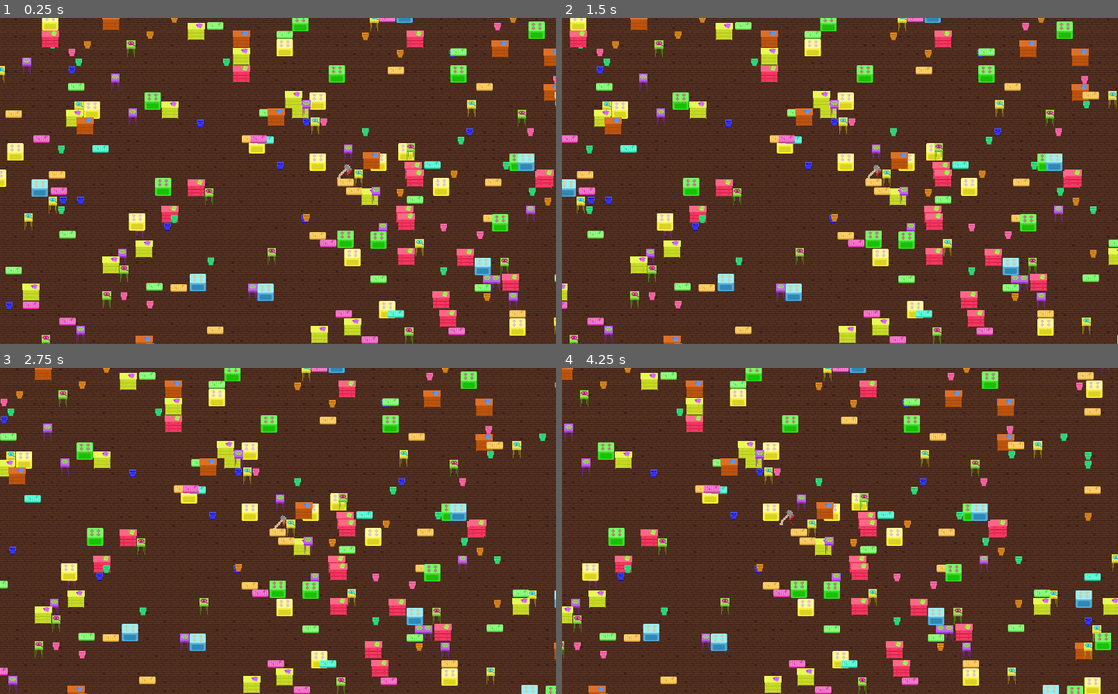
Above: before the commit, frames 1-4 (two rows, left to right).
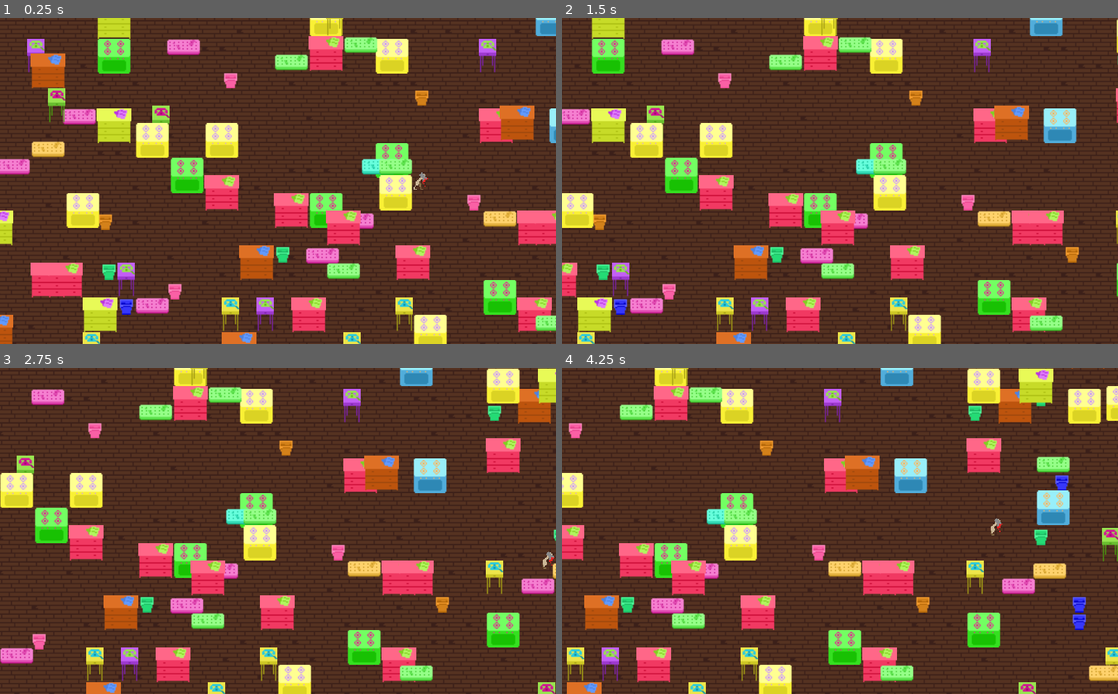
Above: after the commit, the same moments.

Repository: simonmnash/CrimeAndPunishmentTheBookTheGame
Game: Godot game, scene res://GameWorld.tscn
Two runs of this game, one before a commit and one after it. Both use one fixed random seed, a clock stepped at 60 frames per second and the inputs below.
Inputs:
- Up to frame 1 (0.25 s): no input
- Up to frame 2 (1.5 s): hold D (right) 0.53-1.28 s; tap Space (dash) at 0.6, 1.35 s; hold S (down) from 1.28 s (still down)
- Up to frame 3 (2.75 s): release S (down) at 2.03 s; hold D (right) from 2.03 s (still down); tap Space (dash) at 2.1 s
- Up to frame 4 (4.25 s): release D (right) at 2.78 s; hold W (up) 2.78-3.53 s; tap Space (dash) at 2.85, 3.6 s; hold A (left) from 3.53 s (still down)

The runs differ from the first frame. In frame 1, 41% of the frame differs, in the area x 0-100%, y 0-100%; in frame 2, 39%; in frame 3, 39%; in frame 4, 40%.

Commit message:
animations for new axe states, tweaked furniture randomizer

Diff:
--- a/AlexanderCrimovich.tscn
+++ b/AlexanderCrimovich.tscn
@@ -1,16 +1,33 @@
-[gd_scene load_steps=8 format=2]
+[gd_scene load_steps=24 format=2]
 
 [ext_resource path="res://AlexanderCrimovich.gd" type="Script" id=1]
 [ext_resource path="res://sprites/blood.png" type="Texture" id=2]
 [ext_resource path="res://sprites/axe_1.png" type="Texture" id=3]
 [ext_resource path="res://sprites/axe_2.png" type="Texture" id=4]
+[ext_resource path="res://sprites/axelegs/axelegs1.png" type="Texture" id=5]
+[ext_resource path="res://sprites/axelegs/axelegs2.png" type="Texture" id=6]
+[ext_resource path="res://sprites/axelegs/axelegs3.png" type="Texture" id=7]
+[ext_resource path="res://sprites/axelegs/axelegs4.png" type="Texture" id=8]
+[ext_resource path="res://sprites/axelegs/axelegs5.png" type="Texture" id=9]
+[ext_resource path="res://sprites/axelegs/axelegs6.png" type="Texture" id=10]
+[ext_resource path="res://sprites/axelegs/axelegs7.png" type="Texture" id=11]
+[ext_resource path="res://sprites/axelegs/axelegs8.png" type="Texture" id=12]
+[ext_resource path="res://sprites/alex/alex1.png" type="Texture" id=13]
+[ext_resource path="res://sprites/alex/alex2.png" type="Texture" id=14]
+[ext_resource path="res://sprites/alex/alex3.png" type="Texture" id=15]
+[ext_resource path="res://sprites/alex/alex4.png" type="Texture" id=16]
+[ext_resource path="res://sprites/alex/alex5.png" type="Texture" id=17]
+[ext_resource path="res://sprites/alex/alex6.png" type="Texture" id=18]
+[ext_resource path="res://sprites/alex/alex7.png" type="Texture" id=19]
+[ext_resource path="res://sprites/alex/alex8.png" type="Texture" id=20]
 
-[sub_resource type="ParticlesMaterial" id=3]
+[sub_resource type="ParticlesMaterial" id=1]
 flag_disable_z = true
 spread = 180.0
 gravity = Vector3( 0, 0, 0 )
 initial_velocity = 1000.0
 initial_velocity_random = 1.0
+angular_velocity = 1.56945e-43
 angular_velocity_random = 0.1
 orbit_velocity = 0.0
 orbit_velocity_random = 0.0
@@ -18,18 +35,29 @@
 angle_random = 1.0
 scale = 0.5
 
-[sub_resource type="SpriteFrames" id=1]
+[sub_resource type="SpriteFrames" id=2]
 animations = [ {
 "frames": [ ExtResource( 3 ), ExtResource( 4 ) ],
 "loop": true,
 "name": "axe_walk",
 "speed": 8.0
+}, {
+"frames": [ ExtResource( 5 ), ExtResource( 6 ), ExtResource( 7 ), ExtResource( 8 ), ExtResource( 9 ), ExtResource( 10 ), ExtResource( 11 ), ExtResource( 12 ) ],
+"loop": true,
+"name": "axelegs_walk",
+"speed": 5.0
+}, {
+"frames": [ ExtResource( 13 ), ExtResource( 14 ), ExtResource( 15 ), ExtResource( 16 ), ExtResource( 17 ), ExtResource( 18 ), ExtResource( 19 ), ExtResource( 20 ) ],
+"loop": true,
+"name": "alex_walk",
+"speed": 5.0
 } ]
 
-[sub_resource type="RectangleShape2D" id=2]
+[sub_resource type="RectangleShape2D" id=3]
 extents = Vector2( 16, 16 )
 
 [node name="AlexanderCrimovich" type="KinematicBody2D"]
+collision/safe_margin = 0.001
 script = ExtResource( 1 )
 
 [node name="BloodSpray" type="Particles2D" parent="."]
@@ -39,14 +67,13 @@
 lifetime = 0.25
 speed_scale = 0.5
 explosiveness = 1.0
-process_material = SubResource( 3 )
+process_material = SubResource( 1 )
 texture = ExtResource( 2 )
 
 [node name="AnimatedSprite" type="AnimatedSprite" parent="."]
-scale = Vector2( 2, 2 )
-frames = SubResource( 1 )
-animation = "axe_walk"
+frames = SubResource( 2 )
+animation = "axelegs_walk"
 
 [node name="CollisionShape2D" type="CollisionShape2D" parent="."]
-scale = Vector2( 0.720001, 0.709155 )
-shape = SubResource( 2 )
+scale = Vector2( 0.4, 0.4 )
+shape = SubResource( 3 )
--- a/GameWorld.tscn
+++ b/GameWorld.tscn
@@ -17,9 +17,12 @@
 speed = 0.7
 
 [node name="Furniture" parent="." instance=ExtResource( 4 )]
+cell_size = Vector2( 32, 32 )
+cell_quadrant_size = 32
 
 [node name="Camera2D" parent="." instance=ExtResource( 5 )]
 position = Vector2( -5.57904, 131.107 )
+zoom = Vector2( 0.5, 0.5 )
 
 [node name="EyeSprite" parent="." instance=ExtResource( 4 )]
 position = Vector2( 211.298, 125.984 )
--- a/TileMaps/Furniture.gd
+++ b/TileMaps/Furniture.gd
@@ -8,5 +8,5 @@
 		for i in range(-500,1000):
 			for j in range(-20,30):
 				# Most tiles shouldn't be furniture.
-				if round(rand_range(0.0, 0.52)) > 0:
+				if round(rand_range(0.0, 0.55)) > 0:
 					set_cell(i, j, randi()%17)
--- a/Tilesets/FurnitureTileSet.tres
+++ b/Tilesets/FurnitureTileSet.tres
@@ -18,19 +18,39 @@
 [ext_resource path="res://sprites/furniture_tiles/Stove GreenAndPink.png" type="Texture" id=16]
 [ext_resource path="res://sprites/furniture_tiles/Stove YellowAndPurple.png" type="Texture" id=17]
 
+[sub_resource type="RectangleShape2D" id=1]
+
+[sub_resource type="RectangleShape2D" id=2]
+extents = Vector2( 8.09248, 6.89495 )
+
 [sub_resource type="RectangleShape2D" id=3]
+extents = Vector2( 7.86924, 9.6358 )
 
 [sub_resource type="RectangleShape2D" id=4]
-extents = Vector2( 8.09248, 6.89495 )
+extents = Vector2( 10, 8.82005 )
+
+[sub_resource type="RectangleShape2D" id=5]
+extents = Vector2( 10, 12.4299 )
+
+[sub_resource type="RectangleShape2D" id=6]
+
+[sub_resource type="RectangleShape2D" id=7]
+
+[sub_resource type="RectangleShape2D" id=8]
+
+[sub_resource type="RectangleShape2D" id=9]
+
+[sub_resource type="RectangleShape2D" id=10]
+extents = Vector2( 12.3467, 10 )
+
+[sub_resource type="RectangleShape2D" id=11]
+extents = Vector2( 14.9141, 6.94946 )
 
 [sub_resource type="RectangleShape2D" id=12]
-extents = Vector2( 7.86924, 9.6358 )
+extents = Vector2( 15.5136, 7.3959 )
 
 [sub_resource type="RectangleShape2D" id=13]
-extents = Vector2( 10, 8.82005 )
-
-[sub_resource type="RectangleShape2D" id=2]
-extents = Vector2( 10, 12.4299 )
+extents = Vector2( 15.8134, 7.35825 )
 
 [sub_resource type="RectangleShape2D" id=14]
 
@@ -39,26 +59,6 @@
 [sub_resource type="RectangleShape2D" id=16]
 
 [sub_resource type="RectangleShape2D" id=17]
-
-[sub_resource type="RectangleShape2D" id=5]
-extents = Vector2( 12.3467, 10 )
-
-[sub_resource type="RectangleShape2D" id=1]
-extents = Vector2( 14.9141, 6.94946 )
-
-[sub_resource type="RectangleShape2D" id=6]
-extents = Vector2( 15.5136, 7.3959 )
-
-[sub_resource type="RectangleShape2D" id=7]
-extents = Vector2( 15.8134, 7.35825 )
-
-[sub_resource type="RectangleShape2D" id=8]
-
-[sub_resource type="RectangleShape2D" id=9]
-
-[sub_resource type="RectangleShape2D" id=10]
-
-[sub_resource type="RectangleShape2D" id=11]
 
 [resource]
 0/name = "BlueBed"
--- a/Tilesets/FurnitureTileSet.tscn
+++ b/Tilesets/FurnitureTileSet.tscn
@@ -18,22 +18,24 @@
 [ext_resource path="res://sprites/furniture_tiles/Trashbin Orange.png" type="Texture" id=16]
 [ext_resource path="res://sprites/furniture_tiles/Trashbin Pink.png" type="Texture" id=17]
 
+[sub_resource type="RectangleShape2D" id=1]
+
+[sub_resource type="RectangleShape2D" id=2]
+extents = Vector2( 8.09248, 6.89495 )
+
 [sub_resource type="RectangleShape2D" id=3]
+extents = Vector2( 12.3467, 10 )
 
 [sub_resource type="RectangleShape2D" id=4]
-extents = Vector2( 8.09248, 6.89495 )
+extents = Vector2( 14.9141, 6.94946 )
 
 [sub_resource type="RectangleShape2D" id=5]
-extents = Vector2( 12.3467, 10 )
-
-[sub_resource type="RectangleShape2D" id=1]
-extents = Vector2( 14.9141, 6.94946 )
+extents = Vector2( 15.5136, 7.3959 )
 
 [sub_resource type="RectangleShape2D" id=6]
-extents = Vector2( 15.5136, 7.3959 )
+extents = Vector2( 15.8134, 7.35825 )
 
 [sub_resource type="RectangleShape2D" id=7]
-extents = Vector2( 15.8134, 7.35825 )
 
 [sub_resource type="RectangleShape2D" id=8]
 
@@ -42,14 +44,12 @@
 [sub_resource type="RectangleShape2D" id=10]
 
 [sub_resource type="RectangleShape2D" id=11]
+extents = Vector2( 7.86924, 9.6358 )
 
 [sub_resource type="RectangleShape2D" id=12]
-extents = Vector2( 7.86924, 9.6358 )
+extents = Vector2( 10, 8.82005 )
 
 [sub_resource type="RectangleShape2D" id=13]
-extents = Vector2( 10, 8.82005 )
-
-[sub_resource type="RectangleShape2D" id=2]
 extents = Vector2( 10, 12.4299 )
 
 [sub_resource type="RectangleShape2D" id=14]
--- a/project.godot
+++ b/project.godot
@@ -24,6 +24,29 @@
 window/size/fullscreen=true
 window/stretch/mode="2d"
 window/stretch/aspect="keep_width"
+
+[importer_defaults]
+
+texture={
+"compress/bptc_ldr": 0,
+"compress/hdr_mode": 0,
+"compress/lossy_quality": 0.7,
+"compress/mode": 0,
+"compress/normal_map": 0,
+"detect_3d": false,
+"flags/anisotropic": false,
+"flags/filter": false,
+"flags/mipmaps": false,
+"flags/repeat": 0,
+"flags/srgb": 2,
+"process/HDR_as_SRGB": false,
+"process/fix_alpha_border": true,
+"process/invert_color": false,
+"process/premult_alpha": false,
+"size_limit": 0,
+"stream": false,
+"svg/scale": 1.0
+}
 
 [input]
 
Not shown: 17 places in Tilesets/FurnitureTileSet.tres that only renumber resources
Not shown: 13 places in Tilesets/FurnitureTileSet.tscn that only renumber resources
Binary file added: sprites/alex/alex1.png
Not shown, added: sprites/alex/alex1.png.import
Binary file added: sprites/alex/alex2.png
Not shown, added: sprites/alex/alex2.png.import
Binary file added: sprites/alex/alex3.png
Not shown, added: sprites/alex/alex3.png.import
Binary file added: sprites/alex/alex4.png
Not shown, added: sprites/alex/alex4.png.import
Binary file added: sprites/alex/alex5.png
Not shown, added: sprites/alex/alex5.png.import
(and 24 more such lines)
